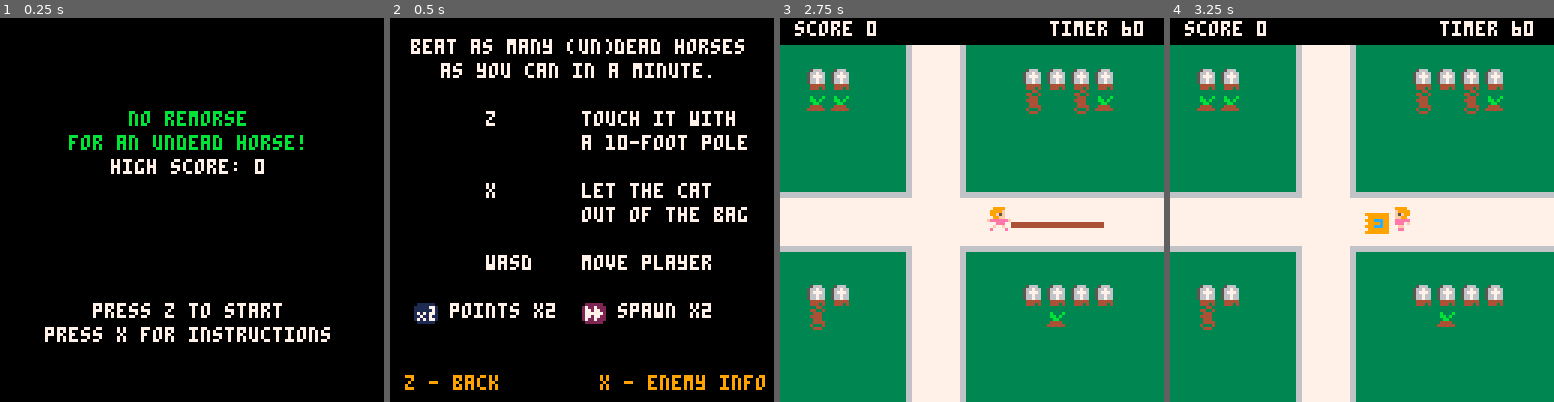
Above: before the commit, frames 1-4 (left to right).
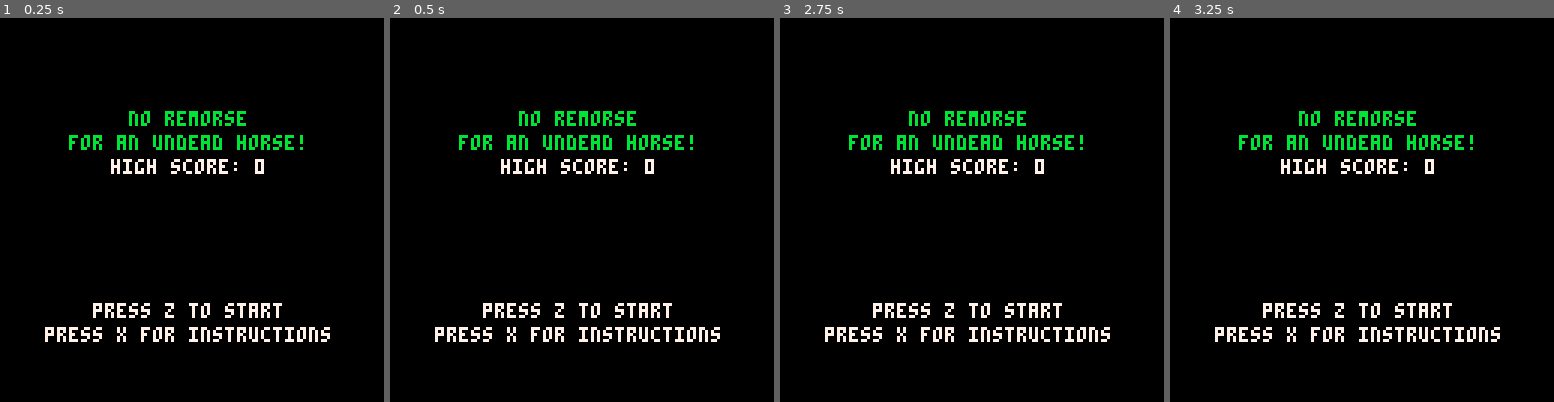
Above: after the commit, the same moments.

Repository: adkinsrs/NoRemorseForAnUndeadHorse
Game: PICO-8 cartridge no_remorse_for_an_undead_horse.p8
The game is run twice, just before and just after one commit, with the same random seed, the same clock (stepped at 60 frames per second) and the same inputs.
Inputs:
- Up to frame 1 (0.25 s): no input
- Up to frame 2 (0.5 s): tap X (X key) at 0.33 s
- Up to frame 3 (2.75 s): tap O (Z key) at 0.7, 1.7, 2.1, 2.5 s; tap X (X key) at 1.07, 1.85 s; hold Right 1.6-2.1 s; hold Up 2.15-2.42 s; hold Right from 2.47 s (still down)
- Up to frame 4 (3.25 s): tap O (Z key) at 2.9 s; tap X (X key) at 2.97 s; release Right at 3.03 s; hold Left from 3.08 s (still down)

Frame 1 is identical in both runs. In frame 2, 12% of the frame differs, in the area x 3-98%, y 5-97%; in frame 3, 93%, in the area x 0-100%, y 0-100%; in frame 4, 93%.

Commit message:
added pause to prevent user from clicking through title screen too fast

Diff:
--- a/no_remorse_for_an_undead_horse.p8
+++ b/no_remorse_for_an_undead_horse.p8
@@ -15,6 +15,7 @@
 	timer=1800
 	enemy_m=1
 	pts_m=1
+	last=time()
 
 	player={
 		s=1
@@ -102,6 +103,10 @@
 
 -- update fxns
 function titleupdate()
+	--prevent user from clicking through too fast
+	if (time() - last) < 20 then
+		return
+	end
 	if btnp(4) then
 		scene=1
 	elseif btnp(5) then
@@ -152,6 +157,7 @@
 		hiscore=max(hiscore,score)
 		scene=0
 		timer=1800
+		last=time()
 	end
 end
 
